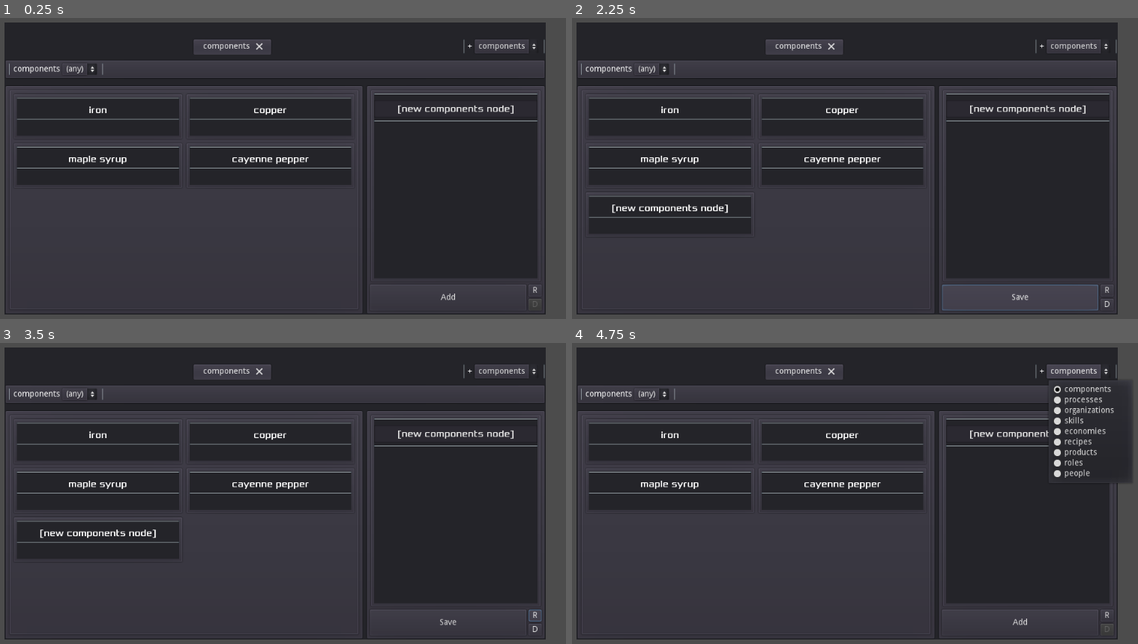
Above: before the commit, frames 1-4 (two rows, left to right).
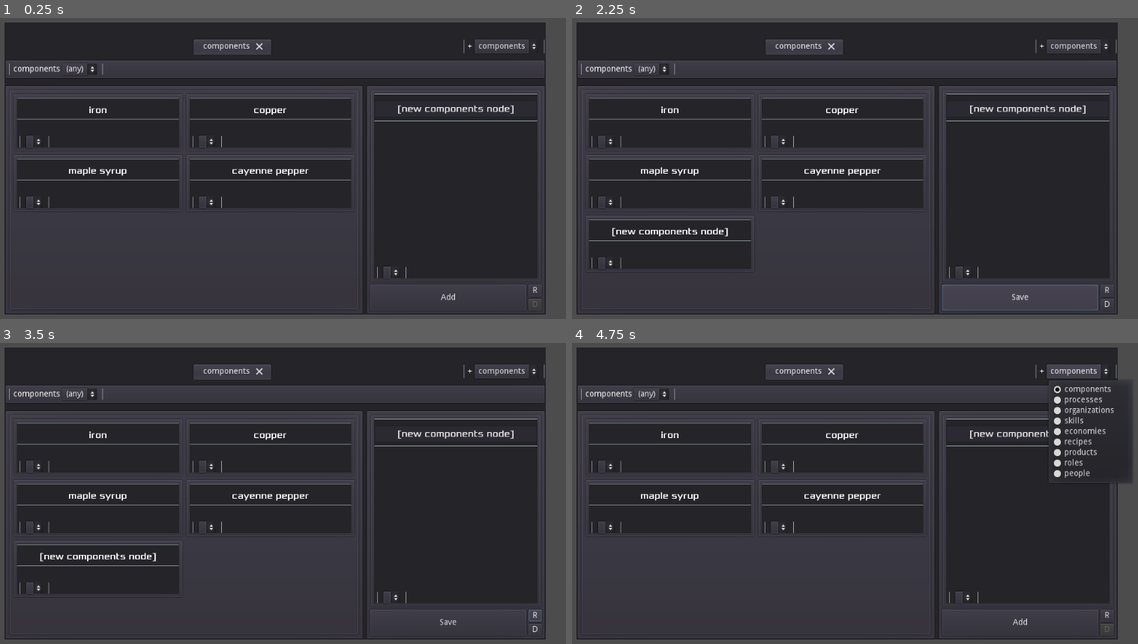
Above: after the commit, the same moments.

Repository: cullumi/pcg-experiment
Game: Godot game, scene res://Main.tscn
The game is run twice, just before and just after one commit, with the same random seed, the same clock (stepped at 60 frames per second) and the same inputs.
Inputs:
- Up to frame 1 (0.25 s): no input
- Up to frame 2 (2.25 s): click "components" at 0.5 s; click "(any)" at 1.25 s; click "Add" at 2 s
- Up to frame 3 (3.5 s): click "R" at 2.75 s
- Up to frame 4 (4.75 s): click "D" at 3.5 s; click "components" at 4.25 s

The runs differ from the first frame. In frame 1, 6.7% of the frame differs, in the area x 2-72%, y 39-87%; in frame 2, 6.7%; in frame 3, 6.7%; in frame 4, 6.7%.

Commit message:
Set up basic TagDisplay initialization
TODO: Further implement Dropdown menu within TagDisplay.

Diff:
--- a/Experiment/Utilities/UI/Displays/TagDisplay.gd
+++ /dev/null
@@ -1,24 +0,0 @@
-extends VBoxContainer
-
-onready var name_label = $Name
-onready var tag_grid = $TagGrid
-
-signal tag_selected
-
-var tag_buttons:Array = []
-var tags:Array
-
-func add_tags(new_tags:Array, tag_options:Array):
-	for tag in new_tags:
-		add_tag(tag)
-
-func add_tag(new_tag:String):
-	var button:Button = Button.new()
-	button.text = new_tag
-	tag_buttons.append(button)
-	tags.append(new_tag)
-	tag_grid.add_child(button)
-	button.connect("pressed", self, "_on_tagButton_pressed", [tags.size()-1])
-
-func _on_tagButton_pressed(idx):
-	emit_signal("tag_selected", idx)
--- /dev/null
+++ b/Experiment/Utilities/UI/Interactors/TagDisplay.gd
@@ -0,0 +1,36 @@
+extends VBoxContainer
+
+export (bool) var no_duplicates = true
+
+onready var name_label:Label = $Name
+onready var tag_grid:GridContainer = $HBoxContainer/TagGrid
+onready var dropdown:Dropdown = $HBoxContainer/Dropdown
+
+signal tag_selected
+
+var tag_buttons:Array = []
+var tags:Array
+var tag_options:Array
+
+func initialize(new_tags:Array, new_tag_options:Array=[]):
+	add_tags(new_tags)
+	set_tag_options(new_tag_options)
+
+func set_tag_options(new_tag_options:Array):
+	tag_options = new_tag_options
+	dropdown.visible = tag_options.empty()
+
+func add_tags(new_tags:Array):
+	for tag in new_tags:
+		add_tag(tag)
+
+func add_tag(new_tag:String):
+	var button:Button = Button.new()
+	button.text = new_tag
+	tag_buttons.append(button)
+	tags.append(new_tag)
+	tag_grid.add_child(button)
+	button.connect("pressed", self, "_on_tagButton_pressed", [tags.size()-1])
+
+func _on_tagButton_pressed(idx):
+	emit_signal("tag_selected", idx)
--- a/Experiment/Utilities/UI/Interactors/TagDisplay.tscn
+++ b/Experiment/Utilities/UI/Interactors/TagDisplay.tscn
@@ -1,18 +1,29 @@
-[gd_scene load_steps=2 format=2]
+[gd_scene load_steps=3 format=2]
 
-[ext_resource path="res://Utilities/UI/Displays/TagDisplay.gd" type="Script" id=1]
+[ext_resource path="res://Utilities/UI/Interactors/TagDisplay.gd" type="Script" id=1]
+[ext_resource path="res://Utilities/UI/Options/Dropdown.tscn" type="PackedScene" id=2]
 
 [node name="TagDisplay" type="VBoxContainer"]
 margin_top = 482.0
 margin_right = 942.0
 margin_bottom = 500.0
 script = ExtResource( 1 )
+__meta__ = {
+"_edit_use_anchors_": false
+}
 
 [node name="Name" type="Label" parent="."]
 margin_right = 942.0
 margin_bottom = 14.0
 
-[node name="TagGrid" type="GridContainer" parent="."]
+[node name="HBoxContainer" type="HBoxContainer" parent="."]
 margin_top = 18.0
 margin_right = 942.0
-margin_bottom = 18.0
+margin_bottom = 38.0
+
+[node name="TagGrid" type="GridContainer" parent="HBoxContainer"]
+margin_bottom = 20.0
+
+[node name="Dropdown" parent="HBoxContainer" instance=ExtResource( 2 )]
+margin_left = 4.0
+margin_right = 57.0
